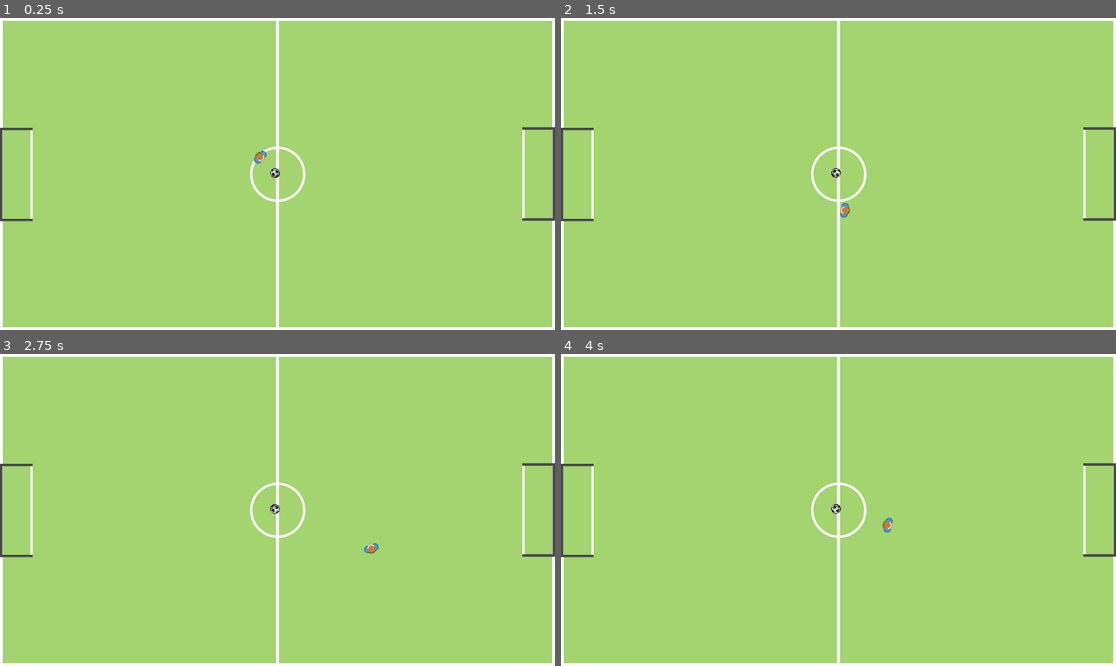
Above: before the commit, frames 1-4 (two rows, left to right).
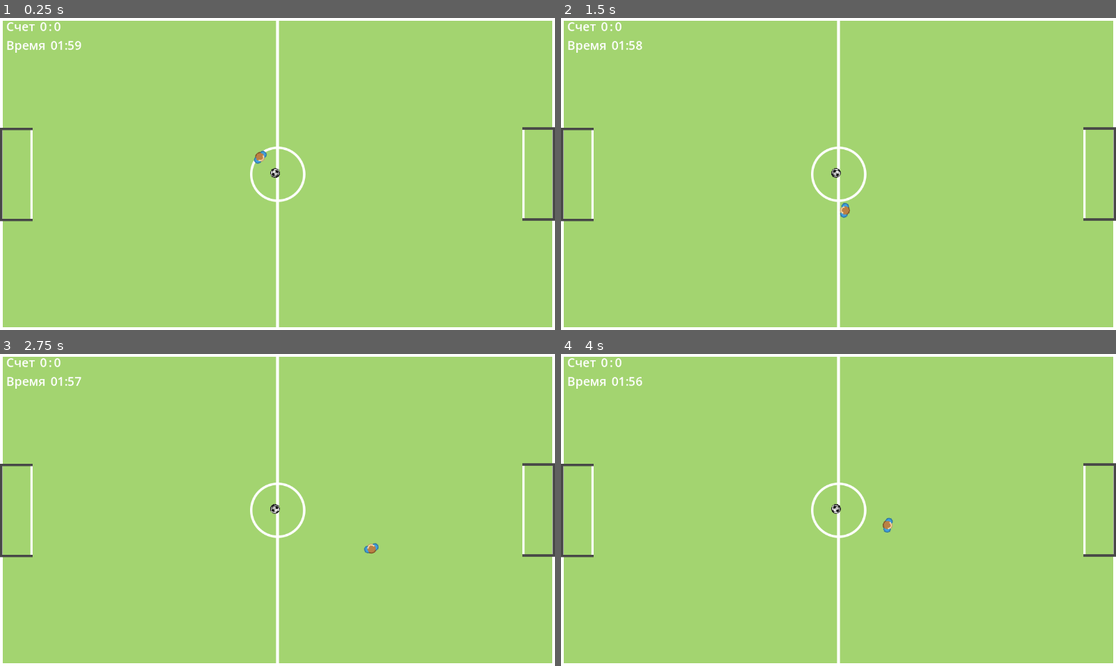
Above: after the commit, the same moments.

Repository: Jahimees/yardball
Game: Godot game, scene res://game/game_field/game_field.tscn
Same seed, same stepped clock (60 frames per second), same inputs: the game is played once before the commit and once after it.
Inputs (mouse positions are in pixels of both pictures, inside the frame that each line leads up to):
- Up to frame 1 (0.25 s): no input
- Up to frame 2 (1.5 s): tap Enter at 0.5 s; move the mouse to (960, 158) at 0.52 s; hold D (move_right) 0.53-1.28 s; move the mouse to (727, 189) at 1.27 s; hold S (move_back) from 1.28 s (still down)
- Up to frame 3 (2.75 s): tap Space at 2 s; move the mouse to (333, 441) at 2.02 s; release S (move_back) at 2.03 s; hold D (move_right) from 2.03 s (still down)
- Up to frame 4 (4 s): move the mouse to (810, 572) at 2.77 s; release D (move_right) at 2.78 s; hold W (move_forward) 2.78-3.53 s; tap Enter at 3.5 s; move the mouse to (1005, 556) at 3.52 s; hold A (move_left) from 3.53 s (still down)

The runs differ from the first frame. In frame 1, 0.3% of the frame differs, in the area x 1-15%, y 1-12%; in frame 2, 0.3%; in frame 3, 0.3%; in frame 4, 0.3%.

Commit message:
UI actions
realized UI actions: changing score when teams goal, starting and stopping timer, showing and hiding RESET button after every goal

Diff:
--- /dev/null
+++ b/UI/ui.gd
@@ -0,0 +1,43 @@
+extends Control
+
+@onready var left_points: Label = $VerticalContainer/HprizontalContainer/LeftPoints
+@onready var right_points: Label = $VerticalContainer/HprizontalContainer/RightPoints
+@onready var timer_label: Label = $VerticalContainer/HBoxContainer/TimerLabel
+@onready var timer: Timer = $Timer
+@onready var reset: Button = $VerticalContainer/Reset
+
+
+func _ready() -> void:
+	Signals.left_goal.connect(_on_left_goal_scored)
+	Signals.right_goal.connect(_on_right_goal_scored)
+	timer.start()
+	reset.hide()
+
+func  _process(delta: float) -> void:
+	timer_label.text = "%02d:%02d" % [int(timer.time_left) / 60, int(timer.time_left) % 60]
+	#timer_label.text = str(get_time_formatted(timer.time_left))
+
+func _on_left_goal_scored():
+	Globals.right_goals += 1
+	update_score()
+
+func _on_right_goal_scored():
+	Globals.left_goals += 1
+	update_score()
+
+func update_score():
+	left_points.text = str(Globals.left_goals)
+	right_points.text = str(Globals.right_goals)
+	reset.show()
+	timer.set_paused(true)
+
+
+#func get_time_formatted(time_left: float) -> String:
+	#var minutes := int(time_left) / 60
+	#var seconds := int(time_left) % 60
+	#return "%02d:%02d" % [minutes, seconds]
+
+func _on_reset_pressed() -> void:
+	timer.set_paused(false)
+	reset.hide()
+	Signals.reset.emit()
--- a/UI/ui.tscn
+++ b/UI/ui.tscn
@@ -1,4 +1,6 @@
-[gd_scene format=3 uid="uid://dybvnybaegg15"]
+[gd_scene load_steps=2 format=3 uid="uid://dybvnybaegg15"]
+
+[ext_resource type="Script" uid="uid://chxenx3uyiued" path="res://UI/ui.gd" id="1_2fwl4"]
 
 [node name="Ui" type="Control"]
 layout_mode = 3
@@ -7,3 +9,61 @@
 anchor_bottom = 1.0
 grow_horizontal = 2
 grow_vertical = 2
+script = ExtResource("1_2fwl4")
+
+[node name="VerticalContainer" type="VBoxContainer" parent="."]
+layout_mode = 1
+anchors_preset = 15
+anchor_right = 1.0
+anchor_bottom = 1.0
+grow_horizontal = 2
+grow_vertical = 2
+
+[node name="HprizontalContainer" type="HBoxContainer" parent="VerticalContainer"]
+layout_mode = 2
+
+[node name="Score" type="Label" parent="VerticalContainer/HprizontalContainer"]
+layout_mode = 2
+theme_override_font_sizes/font_size = 25
+text = "  Счет "
+
+[node name="LeftPoints" type="Label" parent="VerticalContainer/HprizontalContainer"]
+layout_mode = 2
+theme_override_font_sizes/font_size = 25
+text = "0"
+
+[node name="dots" type="Label" parent="VerticalContainer/HprizontalContainer"]
+layout_mode = 2
+theme_override_font_sizes/font_size = 25
+text = ":"
+
+[node name="RightPoints" type="Label" parent="VerticalContainer/HprizontalContainer"]
+layout_mode = 2
+theme_override_font_sizes/font_size = 25
+text = "0"
+
+[node name="HBoxContainer" type="HBoxContainer" parent="VerticalContainer"]
+layout_mode = 2
+
+[node name="Label" type="Label" parent="VerticalContainer/HBoxContainer"]
+layout_mode = 2
+theme_override_font_sizes/font_size = 25
+text = "  Время "
+
+[node name="TimerLabel" type="Label" parent="VerticalContainer/HBoxContainer"]
+layout_mode = 2
+theme_override_font_sizes/font_size = 25
+text = "00:00"
+
+[node name="Reset" type="Button" parent="VerticalContainer"]
+custom_minimum_size = Vector2(200, 70)
+layout_mode = 2
+size_flags_horizontal = 4
+size_flags_vertical = 6
+theme_override_font_sizes/font_size = 25
+text = "ПЕРЕЗАПУСК"
+
+[node name="Timer" type="Timer" parent="."]
+wait_time = 120.0
+
+[connection signal="pressed" from="VerticalContainer/Reset" to="." method="_on_reset_pressed"]
--- a/game/ball/ball.gd
+++ b/game/ball/ball.gd
@@ -5,6 +5,9 @@
 
 var current_speed
 var max_speed := 1.5
+
+func _ready() -> void:
+	Signals.reset.connect(_on_reset_pressed)
 
 func _process(delta: float) -> void:
 	current_speed = linear_velocity.length()
@@ -14,3 +17,6 @@
 	var animation_speed := lerpf(0.1, max_speed, speed_noralized)
 
 	ball_animation.speed_scale = animation_speed
+
+func _on_reset_pressed():
+	print("МЯЧЕГ ДОЛЖЕН БЫТЬ УТСАНОВЛЕН В НАЧАЛЬНОЕ ПОЛОЖЕНИЕ")
--- /dev/null
+++ b/game/game_field/game_field.gd
@@ -0,0 +1,12 @@
+extends Node2D
+class_name Field
+
+func _on_right_goal_area_body_entered(body: Node2D) -> void:
+	if body is Ball:
+		print("ball")
+		Signals.right_goal.emit()
+
+
+func _on_left_goal_area_body_entered(body: Node2D) -> void:
+	if body is Ball:
+		Signals.left_goal.emit()
--- a/game/game_field/game_field.tscn
+++ b/game/game_field/game_field.tscn
@@ -1,8 +1,10 @@
-[gd_scene load_steps=7 format=3 uid="uid://djutivbypgy10"]
+[gd_scene load_steps=10 format=3 uid="uid://djutivbypgy10"]
 
 [ext_resource type="Texture2D" uid="uid://b1ckm81hvwwa1" path="res://assets/field/FootballGround.png" id="1_467e1"]
+[ext_resource type="Script" uid="uid://cof3ai77kx0q8" path="res://game/game_field/game_field.gd" id="1_u8ksv"]
 [ext_resource type="PackedScene" uid="uid://ch5as1n7a7sq5" path="res://game/player/player.tscn" id="2_c38ol"]
 [ext_resource type="PackedScene" uid="uid://d33i88gcp4jxp" path="res://game/ball/ball.tscn" id="3_c38ol"]
+[ext_resource type="PackedScene" uid="uid://dybvnybaegg15" path="res://UI/ui.tscn" id="5_oiqg3"]
 
 [sub_resource type="RectangleShape2D" id="RectangleShape2D_467e1"]
 size = Vector2(1155, 16.75)
@@ -13,7 +15,11 @@
 [sub_resource type="RectangleShape2D" id="RectangleShape2D_u8ksv"]
 size = Vector2(68.25, 5)
 
+[sub_resource type="RectangleShape2D" id="RectangleShape2D_oiqg3"]
+size = Vector2(65, 184)
+
 [node name="game_field" type="Node2D"]
+script = ExtResource("1_u8ksv")
 
 [node name="FootballGround" type="Sprite2D" parent="."]
 position = Vector2(576, 324)
@@ -76,6 +82,13 @@
 position = Vector2(1118, 418.5)
 shape = SubResource("RectangleShape2D_u8ksv")
 
+[node name="RightGoalArea" type="Area2D" parent="right_gate"]
+
+[node name="RightGoalCollision" type="CollisionShape2D" parent="right_gate/RightGoalArea"]
+position = Vector2(1119, 324)
+shape = SubResource("RectangleShape2D_oiqg3")
+debug_color = Color(0.985522, 0, 0.33292, 0.42)
+
 [node name="left_gate" type="Node" parent="."]
 
 [node name="lg_top_border" type="StaticBody2D" parent="left_gate"]
@@ -94,5 +107,19 @@
 position = Vector2(34, 419.5)
 shape = SubResource("RectangleShape2D_u8ksv")
 
+[node name="LeftGoalArea" type="Area2D" parent="left_gate"]
+
+[node name="LeftGoalCollision" type="CollisionShape2D" parent="left_gate/LeftGoalArea"]
+position = Vector2(33, 325)
+shape = SubResource("RectangleShape2D_oiqg3")
+debug_color = Color(0.985522, 0, 0.33292, 0.42)
+
 [node name="ball" parent="." instance=ExtResource("3_c38ol")]
 position = Vector2(571, 322)
+
+[node name="CanvasLayer" type="CanvasLayer" parent="."]
+
+[node name="Ui" parent="CanvasLayer" instance=ExtResource("5_oiqg3")]
+
+[connection signal="body_entered" from="right_gate/RightGoalArea" to="." method="_on_right_goal_area_body_entered"]
+[connection signal="body_entered" from="left_gate/LeftGoalArea" to="." method="_on_left_goal_area_body_entered"]
--- /dev/null
+++ b/globals/globals.gd
@@ -0,0 +1,4 @@
+extends Node
+
+var left_goals: int = 0
+var right_goals: int = 0
--- /dev/null
+++ b/globals/signals.gd
@@ -0,0 +1,5 @@
+extends Node
+
+signal left_goal
+signal right_goal
+signal reset #РЕАЛИЗОВАТЬ CALLBACK, А ТАКЖЕ ПРИСОЕДИНИИТЬ К ИГРОКАМ ДЛЯ УТСНОВКИ В СТАРТОВОЕ ПОЛОЖЕНИЕ
--- a/project.godot
+++ b/project.godot
@@ -14,6 +14,11 @@
 run/main_scene="uid://djutivbypgy10"
 config/features=PackedStringArray("4.4", "GL Compatibility")
 config/icon="res://icon.svg"
+
+[autoload]
+
+Globals="*res://globals/globals.gd"
+Signals="*res://globals/signals.gd"
 
 [input]
 
Not shown, added: UI/ui.gd.uid
Not shown, removed: game/1.txt
Not shown, added: game/game_field/game_field.gd.uid
Not shown: 1 places in game/player/test_field.tscn that only renumber resources
Not shown, removed: globals/1.txt
Not shown, added: globals/globals.gd.uid
Not shown, added: globals/signals.gd.uid
